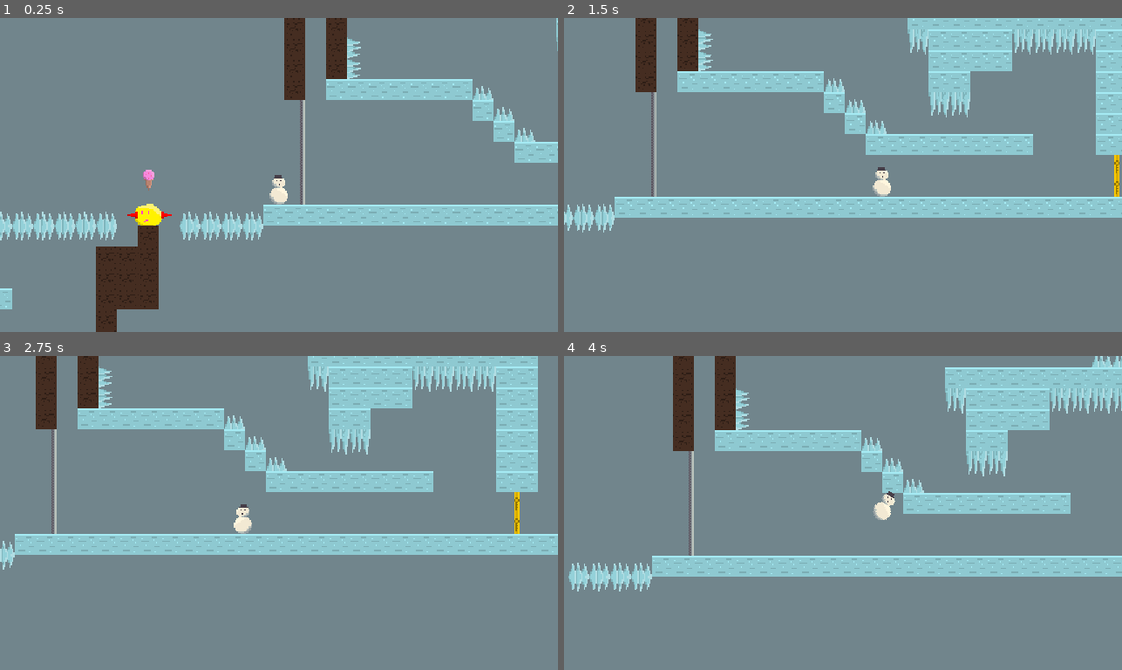
Above: before the commit, frames 1-4 (two rows, left to right).
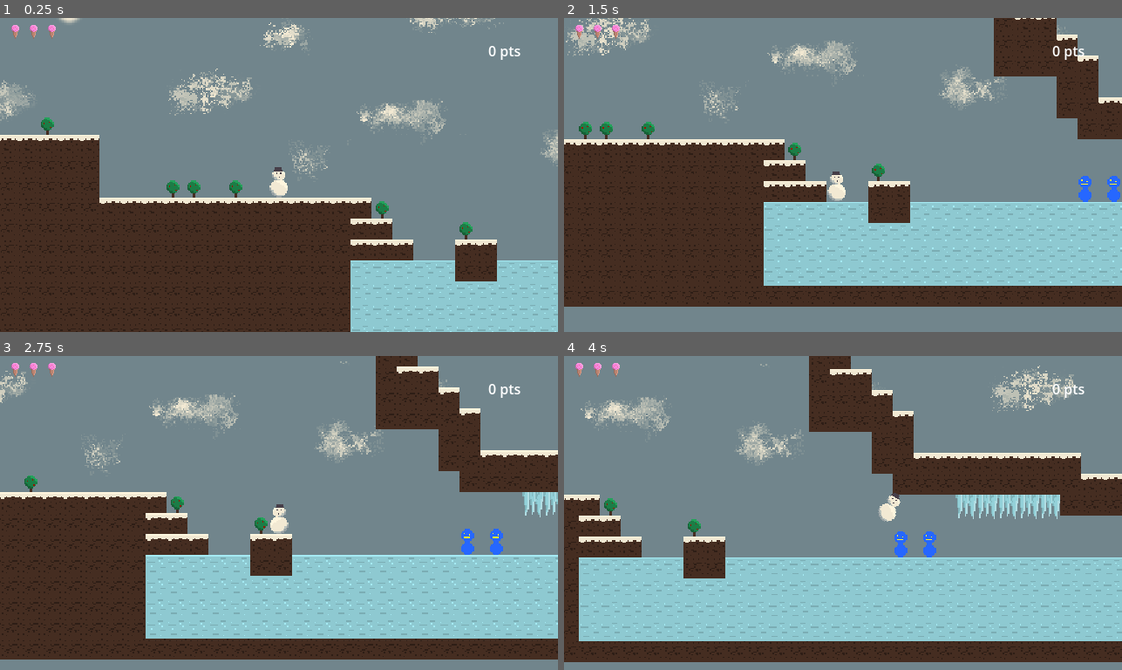
Above: after the commit, the same moments.

Repository: streebree/slickmode
Game: Godot game, scene res://scenes/areas/area.tscn
The game is run twice, just before and just after one commit, with the same random seed, the same clock (stepped at 60 frames per second) and the same inputs.
Inputs (mouse positions are in pixels of both pictures, inside the frame that each line leads up to):
- Up to frame 1 (0.25 s): no input
- Up to frame 2 (1.5 s): tap Enter (ui_accept) at 0.5, 0.77 s; move the mouse to (965, 159) at 0.52 s; hold Right (ui_right) from 0.53 s (still down); tap Shift (run) at 0.6 s; click (965, 159) at 0.67 s; move the mouse to (731, 190) at 1.27 s; tap F at 1.35 s
- Up to frame 3 (2.75 s): tap Enter (ui_accept) at 1.52 s; move the mouse to (334, 443) at 2.02 s; release Right (ui_right) at 2.03 s; hold Left (ui_left) from 2.03 s (still down); tap Shift (run) at 2.1 s
- Up to frame 4 (4 s): move the mouse to (815, 575) at 2.77 s; release Left (ui_left) at 2.78 s; hold Right (ui_right) from 2.78 s (still down); tap F at 2.85 s; click (815, 575) at 2.92 s; tap Enter (ui_accept) at 3.02, 3.77 s; move the mouse to (1010, 560) at 3.52 s; tap Shift (run) at 3.6 s

The runs differ from the first frame. In frame 1, 49% of the frame differs, in the area x 0-100%, y 0-100%; in frame 2, 60%; in frame 3, 65%, in the area x 0-100%, y 0-97%; in frame 4, 55%.

Commit message:
Add score system and health to statemanager

Diff:
--- a/slick-game/scenes/areas/area.tscn
+++ b/slick-game/scenes/areas/area.tscn
@@ -16,6 +16,7 @@
 [ext_resource type="PackedScene" uid="uid://ova0ckhtdby8" path="res://scenes/door.tscn" id="14_7ve73"]
 [ext_resource type="PackedScene" uid="uid://by1ldxkw8bmvw" path="res://scenes/icecream.tscn" id="15_7ve73"]
 [ext_resource type="PackedScene" uid="uid://bjllpyn7o184f" path="res://scenes/checkpoint.tscn" id="16_bu7ht"]
+[ext_resource type="PackedScene" uid="uid://7pdxc61d0xxu" path="res://scenes/hud.tscn" id="17_6xikd"]
 
 [sub_resource type="TileSetAtlasSource" id="TileSetAtlasSource_e38xd"]
 texture = ExtResource("2_prnpl")
@@ -104,7 +105,7 @@
 tile_set = SubResource("TileSet_0ik7n")
 
 [node name="CharacterBody2D" parent="." unique_id=1919126236 instance=ExtResource("3_prnpl")]
-position = Vector2(1644, 2)
+position = Vector2(-183, -67)
 
 [node name="Parallax2D" type="Parallax2D" parent="." unique_id=2142179580]
 z_index = -5
@@ -232,3 +233,5 @@
 [node name="Checkpoint5" parent="." unique_id=1690805066 instance=ExtResource("16_bu7ht")]
 position = Vector2(2057, 2.9999998)
 scale = Vector2(2.08, 2.52)
+
+[node name="CanvasLayer" parent="." unique_id=67627577 instance=ExtResource("17_6xikd")]
--- a/slick-game/scenes/door.gd
+++ b/slick-game/scenes/door.gd
@@ -8,6 +8,7 @@
 
 func open():
 	call_deferred("queue_free")
+	StateManager.update_score(50)
 	#sprite.visible = false
 
 func on_key_entered(body: Node2D) -> void:
--- a/slick-game/scenes/enemy.gd
+++ b/slick-game/scenes/enemy.gd
@@ -27,5 +27,7 @@
 	velocity.y = -150
 	is_dead = true
 
+	StateManager.update_score(50)
+
 	# When dying, they don't collide with anything.
 	character_body.collision_mask = 0
--- /dev/null
+++ b/slick-game/scenes/hud.gd
@@ -0,0 +1,25 @@
+extends CanvasLayer
+
+@onready var health1: Sprite2D = $health1
+@onready var health2: Sprite2D = $health2
+@onready var health3: Sprite2D = $health3
+@onready var scoreLabel: Label = $ScoreLabel
+
+
+# Called when the node enters the scene tree for the first time.
+func _ready() -> void:
+	StateManager.listen("health_update", Callable(self, "on_health_update"))
+	StateManager.listen("score_update", Callable(self, "on_score_update"))
+
+# Called every frame. 'delta' is the elapsed time since the previous frame.
+func _process(delta: float) -> void:
+	pass
+
+func on_health_update(value):
+	print("health update here", value)
+	health1.visible = value > 0
+	health2.visible = value > 1
+	health3.visible = value > 2
+
+func on_score_update(value):
+	scoreLabel.text =  "%d pts" % value
--- /dev/null
+++ b/slick-game/scenes/hud.tscn
@@ -0,0 +1,30 @@
+[gd_scene format=3 uid="uid://7pdxc61d0xxu"]
+
+[ext_resource type="Texture2D" uid="uid://kb41ex4lb4ht" path="res://assets/icecreamcone.png" id="1_ahhtf"]
+[ext_resource type="Script" uid="uid://bmhupfrg4pevn" path="res://scenes/hud.gd" id="1_oo0fn"]
+
+[sub_resource type="LabelSettings" id="LabelSettings_oo0fn"]
+
+[node name="CanvasLayer" type="CanvasLayer" unique_id=67627577]
+script = ExtResource("1_oo0fn")
+
+[node name="health1" type="Sprite2D" parent="." unique_id=683705566]
+position = Vector2(17, 16)
+texture = ExtResource("1_ahhtf")
+
+[node name="health2" type="Sprite2D" parent="." unique_id=422010243]
+position = Vector2(38, 16)
+texture = ExtResource("1_ahhtf")
+
+[node name="health3" type="Sprite2D" parent="." unique_id=101570060]
+position = Vector2(59, 16)
+texture = ExtResource("1_ahhtf")
+
+[node name="ScoreLabel" type="Label" parent="." unique_id=332320828]
+offset_left = 558.0
+offset_top = 26.0
+offset_right = 598.0
+offset_bottom = 49.0
+text = "0 pts"
+label_settings = SubResource("LabelSettings_oo0fn")
+horizontal_alignment = 2
--- a/slick-game/scenes/icecream.gd
+++ b/slick-game/scenes/icecream.gd
@@ -12,5 +12,6 @@
 
 
 func _on_body_entered(body: Node2D) -> void:
-	# TODO: Add a count to the player's score here.
+	StateManager.update_health(1, 0)
+	StateManager.update_score(200)
 	call_deferred("queue_free")
--- a/slick-game/scenes/snowman.gd
+++ b/slick-game/scenes/snowman.gd
@@ -32,6 +32,12 @@
 var is_jumping_off_ice = false
 
 var keys_collected: Array[String] = []
+
+var previous_health = StateManager.maxHealth
+
+func _ready() -> void:
+	StateManager.listen("health_update", Callable(self, "on_health_update"))
+	StateManager.listen("take_damage", Callable(self, "on_take_damage"))
 
 func start_dash(direction):
 	dash_duration_current = dash_duration
@@ -53,7 +59,7 @@
 	StateManager.raise("player_death", null)
 	keys_collected = []
 	position = checkpoint_position
-	health = max_health
+	StateManager.update_health(StateManager.maxHealth, 0)
 	sprite.modulate = Color(1, 1, 1)
 	damage_cooldown = 0
 
@@ -156,7 +162,7 @@
 	# Only take damage if you're not dashing.
 	if dash_duration_current <= 0 and damage_cooldown <= 0:
 		delta_x_from_enemy_hit = body.position.x - position.x
-		take_damage(delta_x_from_enemy_hit)
+		StateManager.update_health(-1, 0)
 
 	else:
 		# Else you're dashing so destroy the enemy.
@@ -169,20 +175,25 @@
 func _on_area_2d_2_body_exited(body: Node2D) -> void:
 	pass
 
-func take_damage(delta_x_from_enemy_hit):
-	health -= 1
+func on_take_damage(delta_x):
 	damage_cooldown = damage_cooldown_max
 	sprite.modulate = Color(0.5, 0, 0, 0.3)
 	velocity.y -= 150
-	if delta_x_from_enemy_hit > 0:
+	if delta_x > 0:
 		velocity.x = -50
-	if delta_x_from_enemy_hit < 0:
+	if delta_x < 0:
 		velocity.x = 50
 
-	if health <= 0:
+	if StateManager.health <= 0:
 		handle_die()
 
-	print("health ", health)
+func on_health_update(health):
+	pass
+
+#func take_damage(delta_x_from_enemy_hit):
+	#health -= 1
+	#StateManager.raise("health_update", health)
+	#print("health ", health)
 
 func on_spike_damage_enter(body: Node2D) -> void:
 	# It's difficult to get the enemy to not damage you while you're stomping it.
@@ -190,7 +201,9 @@
 	if ("is_dead" in body and not body.is_dead and velocity.y <= 0) or not "is_dead" in body:
 		delta_x_from_enemy_hit = body.position.x - position.x
 		if damage_cooldown <= 0:
-			take_damage(delta_x_from_enemy_hit)
+			#take_damage(delta_x_from_enemy_hit)
+			StateManager.update_health(-1, delta_x_from_enemy_hit)
+
 
 
 func on_stomp_enter(body: Node2D) -> void:
--- a/slick-game/scenes/spiky_enemy.gd
+++ b/slick-game/scenes/spiky_enemy.gd
@@ -32,9 +32,11 @@
 	self.collision_layer = 0
 
 	if not comes_back:
+		StateManager.update_score(100)
 		delete_self()
 	else:
 		# if it comes back, re-enable collision normal size.
+		StateManager.update_score(30)
 		await get_tree().create_timer(1.0).timeout
 		is_dead = false
 		sprite.scale = Vector2(1, 1)
--- a/slick-game/scripts/state_manager.gd
+++ b/slick-game/scripts/state_manager.gd
@@ -2,16 +2,26 @@
 
 var listeners = {}
 
-#var health = 3
-#var maxHealth = 3
-#
-#func damage_player(points: int):
-	#health -= points
+var health = 3
+var maxHealth = 3
+
+var score = 0
+
+func update_score(delta):
+	score += delta
+	raise("score_update", score)
+
+func update_health(delta, delta_x):
+	health += delta
+	if health > maxHealth:
+		health = maxHealth
+	raise("health_update", health)
+	if delta < 0: # If you're taking damage.
+		raise("take_damage", delta_x)
 
 # void listen(string event, funcref callback)
 # adds a function reference to the list of listeners for the given named event
 func listen(event, callback):
-	print("listen for ", event)
 	if not listeners.has(event):
 		listeners[event] = []
 	listeners[event].append(callback)
Not shown, added: slick-game/scenes/hud.gd.uid
Not shown, added: slick-game/scenes/snowman.tscn8399812326.tmp
Not shown, added: slick-game/scenes/snowman.tscn8435250593.tmp
Not shown, added: slick-game/scenes/snowman.tscn8890612322.tmp
Not shown, added: slick-game/scenes/snowman.tscn8912163192.tmp
